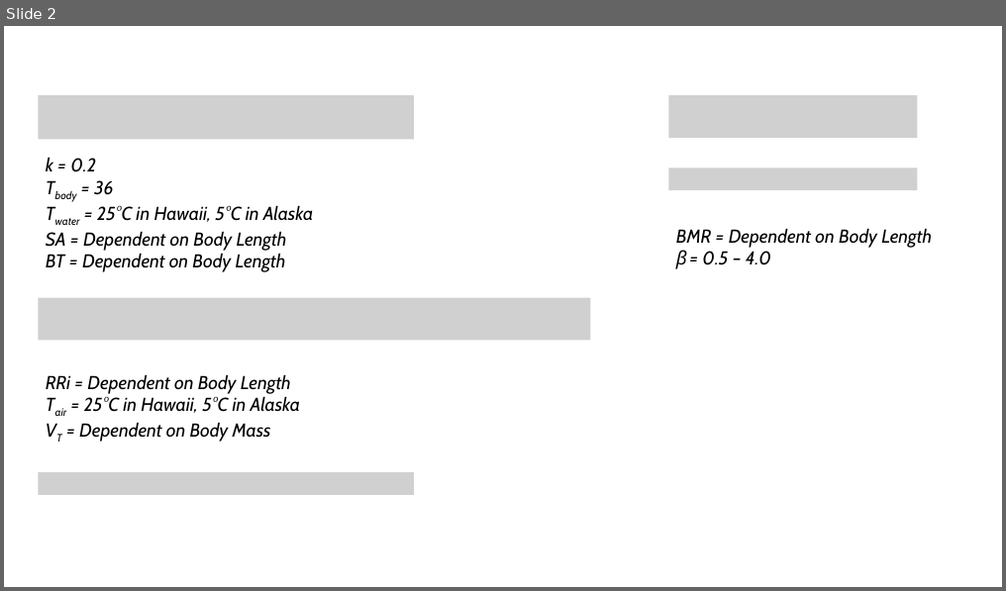
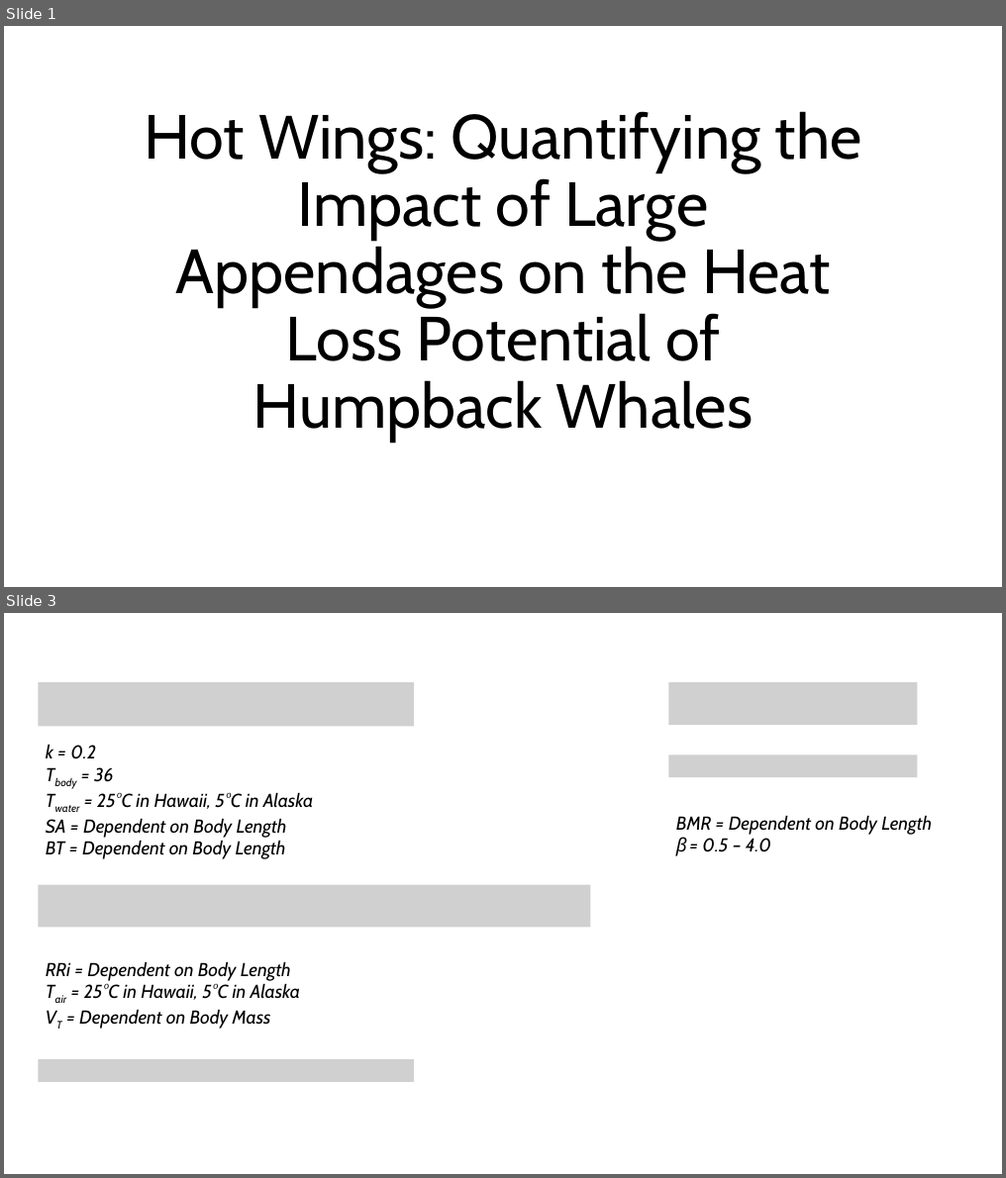
Before and after one commit to wgough/HumpbackHeatLoss, a slide deck: figs/Heat-Loss-Overview.pptx. Shown one above the other, each under a label of ours: slide 2 before the commit, slides 1 and 3 after it; the slides between them are not shown. The pictures are 1006x591 and 1006x1178 pixels, drawn with LibreOffice and Linux fonts; fonts in the diff are those of the drawing; grey boxes stand for pictures. Boxes give left, top, right and bottom in pixels: in the first picture for what was removed or moved away, otherwise in the second. Text is boxed around its words. In the diff, an @@ line names an element or a change of style, - is before the commit and + after.

```diff
--- a/figs/Heat-Loss-Overview.pptx
+++ b/figs/Heat-Loss-Overview.pptx
@@ slide 1 added at (4,26,1002,587), background #FFFFFF @@
@@ title added at (145,111,862,442), 60 pt, text #000000 @@
+Hot Wings: Quantifying the Impact of Large Appendages on the Heat Loss Potential of Humpback Whales
@@ what was slide 2 is now slide 3 @@
```
Also in this commit, not shown: 2 slides changed, 1 other slide added, 3 slides removed, 21 other files.
